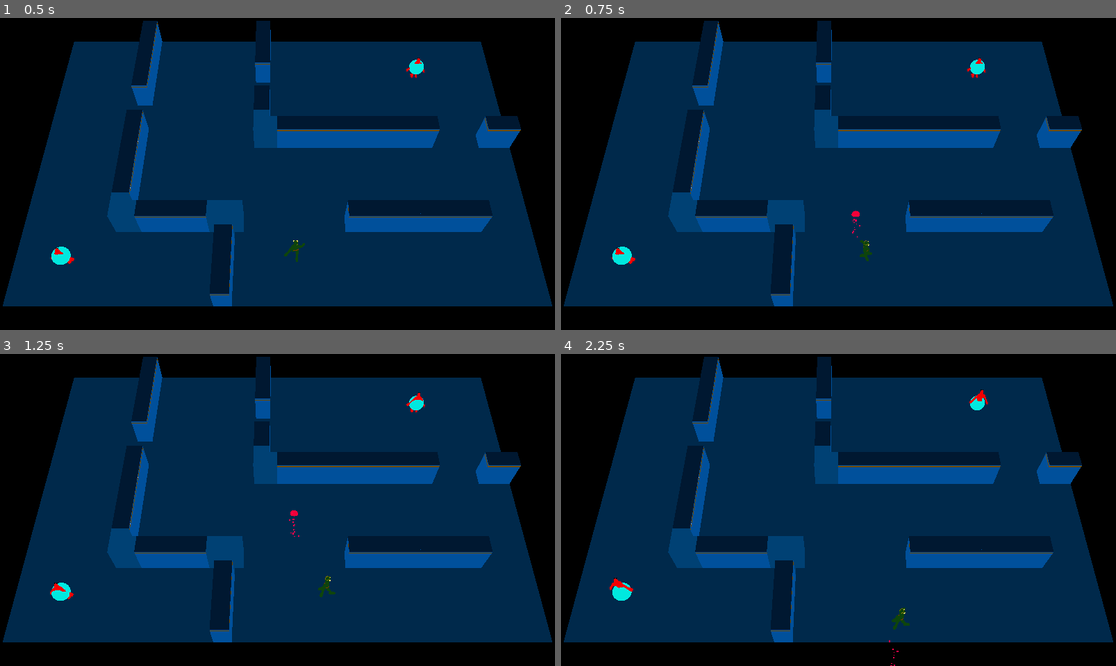
Above: before the commit, frames 1-4 (two rows, left to right).
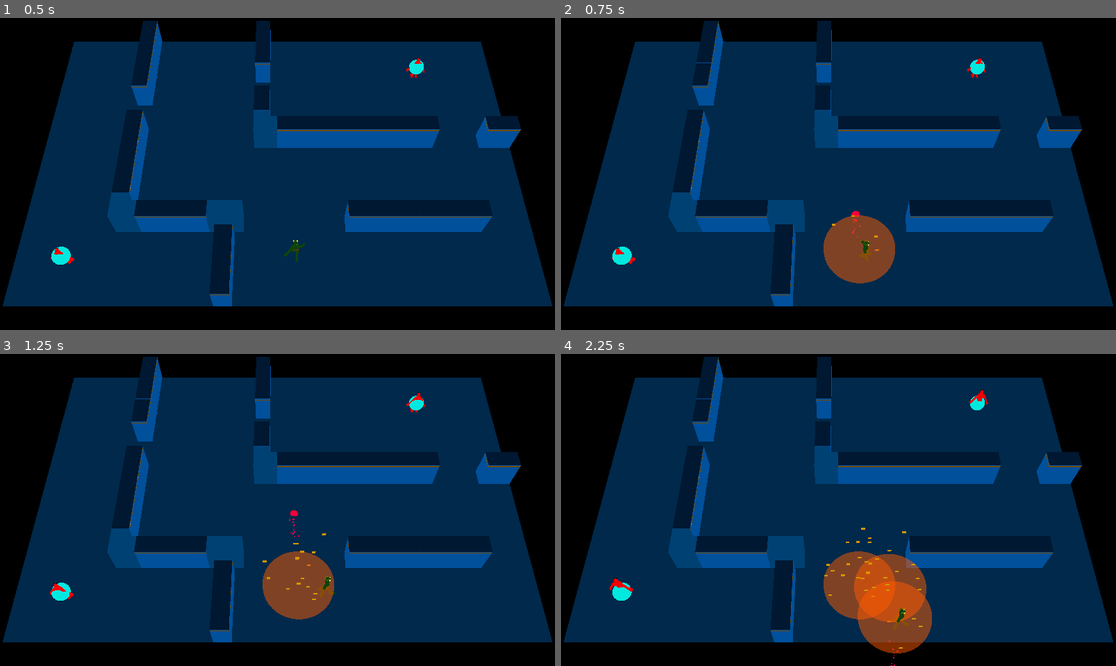
Above: after the commit, the same moments.

Repository: ralabate/30ddl
Game: Godot game, scene res://main.tscn
Same seed, same stepped clock (60 frames per second), same inputs: the game is played once before the commit and once after it.
Inputs:
- Up to frame 1 (0.5 s): no input
- Up to frame 2 (0.75 s): tap Enter (ui_accept) at 0.5 s; hold Right (ui_right) from 0.53 s (still down); tap A (player_mine, bound only after the commit) at 0.6 s
- Up to frame 3 (1.25 s): keep holding Right (ui_right); tap Enter (ui_accept) at 0.77 s
- Up to frame 4 (2.25 s): release Right (ui_right) at 1.28 s; hold Down (ui_down) 1.28-2.03 s; tap A (player_mine, bound only after the commit) at 1.35, 2.1 s; tap Enter (ui_accept) at 1.52 s; hold Right (ui_right) from 2.03 s (still down)

Frame 1 is identical in both runs. In frame 2, 2.2% of the frame differs, in the area x 24-61%, y 14-86%; in frame 3, 2.2%; in frame 4, 4.7%, in the area x 24-67%, y 14-96%.

Commit message:
first pass at mines

Diff:
--- a/gauntlet/main.gd
+++ b/gauntlet/main.gd
@@ -8,6 +8,7 @@
 
 func _ready() -> void:
 	player.shoot.connect(_on_player_shoot)
+	player.mine_spawned.connect(_on_player_spawned_mine)
 
 	var badguy_spawners = get_tree().get_nodes_in_group("spawners")
 	for spawner in badguy_spawners:
@@ -26,6 +27,12 @@
 	bullet.position = location
 
 
+func _on_player_spawned_mine(mine_template: PackedScene, location: Vector3):
+	var mine = mine_template.instantiate()
+	add_child(mine)
+	mine.position = location
+
+
 func _on_badguy_nav_timer_timeout() -> void:
 	var badguys = get_tree().get_nodes_in_group("badguys")
 	for badguy in badguys:
--- /dev/null
+++ b/gauntlet/mine.gd
@@ -0,0 +1,29 @@
+extends Area3D
+
+
+@onready var timer = %Timer
+var damage_list = []
+
+
+func _ready() -> void:
+	body_entered.connect(_on_body_entered)
+	body_exited.connect(_on_body_exited)
+
+	timer.timeout.connect(_on_timer_timeout)
+
+
+func _on_body_entered(node: Node3D) -> void:
+	damage_list.append(node)
+
+
+func _on_body_exited(node: Node3D) -> void:
+	damage_list.erase(node)
+
+
+func _on_timer_timeout() -> void:
+	for badguy in damage_list:
+		if badguy.has_node("HealthComponent"):
+			var health_component = badguy.get_node("HealthComponent") as HealthComponent
+			health_component.damage(5)
+
+	queue_free()
--- /dev/null
+++ b/gauntlet/mine.tscn
@@ -0,0 +1,62 @@
+[gd_scene load_steps=8 format=3 uid="uid://brnxv2baowehj"]
+
+[ext_resource type="Script" uid="uid://bvu6henprg4f3" path="res://mine.gd" id="1_iuis7"]
+
+[sub_resource type="CylinderShape3D" id="CylinderShape3D_ho4jl"]
+radius = 2.0
+
+[sub_resource type="StandardMaterial3D" id="StandardMaterial3D_iuis7"]
+transparency = 1
+shading_mode = 0
+albedo_color = Color(1, 0.352941, 0, 0.501961)
+
+[sub_resource type="CylinderMesh" id="CylinderMesh_iuis7"]
+material = SubResource("StandardMaterial3D_iuis7")
+top_radius = 2.0
+bottom_radius = 2.0
+height = 0.25
+
+[sub_resource type="ParticleProcessMaterial" id="ParticleProcessMaterial_iuis7"]
+emission_shape = 6
+emission_ring_axis = Vector3(0, 1, 0)
+emission_ring_height = 1.0
+emission_ring_radius = 2.0
+emission_ring_inner_radius = 0.0
+emission_ring_cone_angle = 90.0
+direction = Vector3(0, 1, 0)
+spread = 0.0
+initial_velocity_min = 5.0
+initial_velocity_max = 10.0
+gravity = Vector3(0, 0, 0)
+
+[sub_resource type="StandardMaterial3D" id="StandardMaterial3D_i6hay"]
+shading_mode = 0
+albedo_color = Color(0.843137, 0.588235, 0, 1)
+
+[sub_resource type="QuadMesh" id="QuadMesh_i213m"]
+material = SubResource("StandardMaterial3D_i6hay")
+size = Vector2(0.2, 0.2)
+
+[node name="Mine" type="Area3D"]
+collision_layer = 2
+collision_mask = 6
+script = ExtResource("1_iuis7")
+
+[node name="CollisionShape3D" type="CollisionShape3D" parent="."]
+unique_name_in_owner = true
+shape = SubResource("CylinderShape3D_ho4jl")
+
+[node name="MeshInstance3D" type="MeshInstance3D" parent="."]
+mesh = SubResource("CylinderMesh_iuis7")
+
+[node name="Timer" type="Timer" parent="."]
+unique_name_in_owner = true
+wait_time = 2.0
+one_shot = true
+autostart = true
+
+[node name="GPUParticles3D" type="GPUParticles3D" parent="."]
+amount = 16
+lifetime = 0.48
+process_material = SubResource("ParticleProcessMaterial_iuis7")
+draw_pass_1 = SubResource("QuadMesh_i213m")
--- a/gauntlet/player.gd
+++ b/gauntlet/player.gd
@@ -2,6 +2,7 @@
 
 
 signal shoot(bullet: PackedScene, direction: Vector3, location: Vector3)
+signal mine_spawned(mine: PackedScene, location: Vector3)
 
 @export var SPEED = 2.5
 @export var TIME_BETWEEN_SHOTS = 1
@@ -9,6 +10,8 @@
 @onready var animation_player = %AnimatedMesh/AnimationPlayer
 
 var bullet_template = preload("res://bullet.tscn")
+var mine_template = preload("res://mine.tscn")
+
 var can_shoot = true
 var shot_timer: Timer
 
@@ -31,6 +34,9 @@
 			)
 		can_shoot = false
 		shot_timer.start()
+
+	if Input.is_action_just_pressed("player_mine"):
+		mine_spawned.emit(mine_template, global_position)
 
 	if not is_on_floor():
 		velocity += get_gravity() * delta
--- a/gauntlet/project.godot
+++ b/gauntlet/project.godot
@@ -14,3 +14,11 @@
 run/main_scene="uid://clsdp2e4yqkji"
 config/features=PackedStringArray("4.4", "Forward Plus")
 config/icon="res://icon.svg"
+
+[input]
+
+player_mine={
+"deadzone": 0.2,
+"events": [Object(InputEventKey,"resource_local_to_scene":false,"resource_name":"","device":-1,"window_id":0,"alt_pressed":false,"shift_pressed":false,"ctrl_pressed":false,"meta_pressed":false,"pressed":false,"keycode":65,"physical_keycode":0,"key_label":0,"unicode":97,"location":0,"echo":false,"script":null)
+]
+}
Not shown, added: gauntlet/mine.gd.uid
